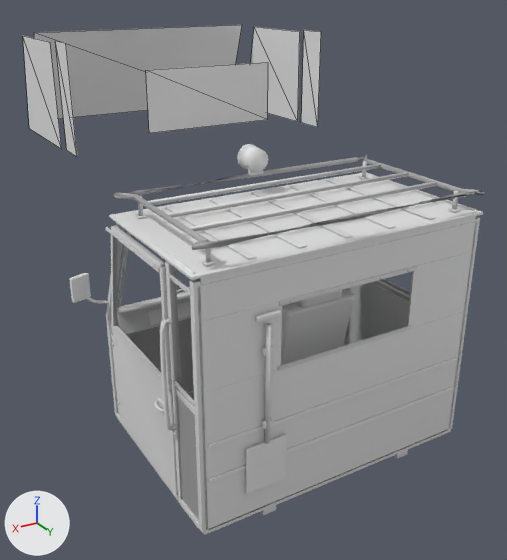
The glTF model game/assets/world/togg-cab-one.glb: old version first, new version second.
The view is the same before and after, from a 50 mm camera at (2.26, 2.7, 2.87) aimed at (-0.1, -1.23, 0.9). Lighting does not change. The marker at lower left points along +X, +Y and +Z. The picture after the commit comes second. Mesh edges are drawn as thin lines on the coarser meshes. Objects named as collision shapes, trigger or cutter boxes, shadow casters or lower levels of detail are left out. Where no turn or scale is listed for an object, it has been applied to the vertices. Vertices at exactly the same position are counted once.

In view in the first picture: 'CabDoorGlassRight_lod0', 'CabDoorGlass_lod0', 'CabDoorRight_lod0', 'CabDoor_lod0', 'CabGlass_lod0', 'Cab_lod0'.
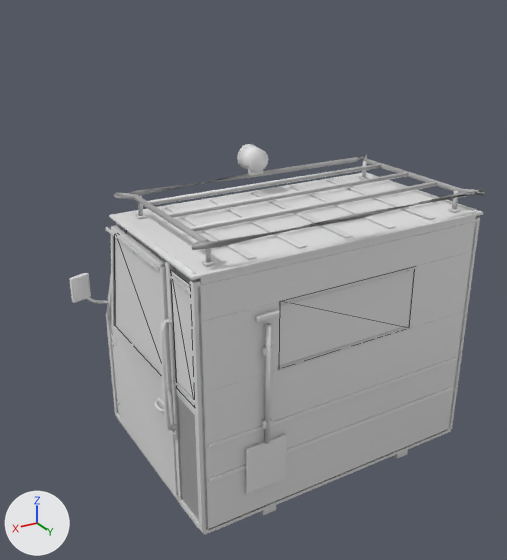
Pixel boxes (x1, y1, x2, y2) of what changed, in the pictures (507 x 560 px):
'CabGlass_lod0', moved: before (34, 25, 321, 156); after (126, 231, 413, 406)
'CabDoorGlass_lod0', mesh moved: before (23, 36, 62, 149); after (115, 234, 163, 375)
'CabDoorGlassRight_lod0', moved (not visible afterwards): before (251, 27, 300, 122)
'CabDoorRight_lod0', unchanged, covered by the edit: before (344, 279, 410, 345)

The edits, one by one:
me_cabdoorglass_lod0 is used by ob_cabdoorglass_lod0; location (0.955, -1.24, 0.45).
me_cabdoorglass_lod0 had 4 vertices, 2 faces and spanned x -0.001, y -1.545..-0.73, z 1.365..2.045.
me_cabdoorglass_lod0 now has 4 vertices, 2 faces and spans x -0.001, y 0.055..0.87, z 0.385..1.065.
me_cabdoorglass_lod0 part 1: the whole mesh is moved by (0.0, 1.6, -0.98).
Object 'CabDoorGlassRight_lod0' (ob_cabdoorglassright_lod0) moves from (0.0, -1.6, 0.98) to (0.0, 0.0, 0.0).
Object 'CabGlass_lod0' (ob_cabglass_lod0) moves from (0.0, -1.6, 0.98) to (0.0, 0.0, 0.0).
